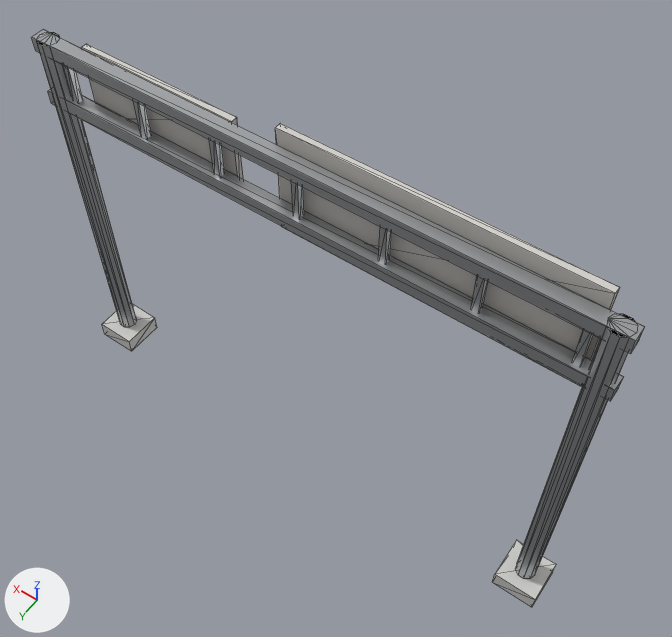
Two versions of the glTF model public/models/props/sign_gantry.lod1.glb, one commit apart.
Rendered twice from a camera (50 mm lens) standing at (-5.21, 6.48, 14.11) and looking at (-0.35, -0.32, 3.42). The axes (+X, +Y, +Z) are drawn at lower left. The lights are the same throughout. The picture after the commit comes second. Mesh edges are drawn as thin lines. Where no turn or scale is listed for an object, it has been applied to the vertices. Vertices at exactly the same position are counted once.

The older version as bpy lines, for what is in view:
```python
mat_concrete_cast = principled_material('concrete_cast')
mat_concrete_cast.base_color = (0.62, 0.62, 0.6)  # light grey #cececb
mat_concrete_cast.roughness = 0.85
mat_metal_galv = principled_material('metal_galv')
mat_metal_galv.base_color = (0.6, 0.62, 0.64)  # light grey #cbced1
mat_metal_galv.metallic = 1.0
mat_metal_galv.roughness = 0.4
mat_plastic_signage = principled_material('plastic_signage')
mat_plastic_signage.base_color = (0.65, 0.63, 0.6)  # light grey #d3d0cb
mat_plastic_signage.roughness = 0.85
me_props_sign_gantry = bpy.data.meshes.new('props_sign_gantry')
me_props_sign_gantry.from_pydata(...)  # 144 vertices, 228 faces; spans x -4.55..4.55, y -0.35..0.35, z -3.38..3.38
# faces by material slot: [24, 180, 24]
me_props_sign_gantry.materials.append(mat_concrete_cast)  # light grey #cececb
me_props_sign_gantry.materials.append(mat_metal_galv)  # light grey #cbced1
me_props_sign_gantry.materials.append(mat_plastic_signage)  # light grey #d3d0cb
ob_props_sign_gantry = bpy.data.objects.new('props_sign_gantry', me_props_sign_gantry)
ob_props_sign_gantry.location = (0.0, 0.0, 3.38)
```
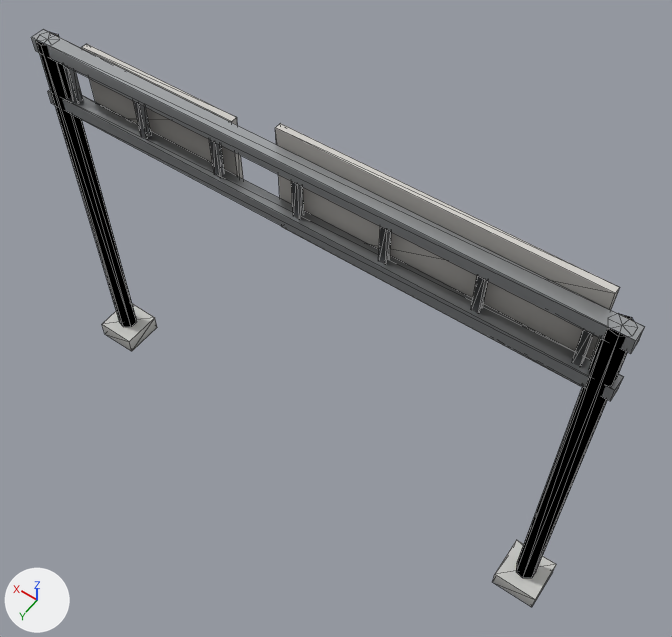
Where the change shows, as pixel boxes [x1, y1, x2, y2] in the pictures (672 x 637 px; the box of a moved part takes in the faces that stretch with it):
'props_sign_gantry', recoloured, reshaped
    both: [31, 29, 645, 607]
part 1 of me_props_sign_gantry, moved or reshaped
    before: [36, 32, 635, 579]
    after: [36, 32, 634, 578]

Edits to the bpy script that builds the scene:
```text
Change mat_concrete_cast:
    where n0 = _N.new('ShaderNodeBsdfPrincipled'); n0.name = 'Principled BSDF'
    remove n0.inputs[0].default_value = (0.62, 0.62, 0.6, 1.0)  # 'Base Color', light grey #cececb
    add n2 = _N.new('ShaderNodeMix'); n2.name = 'Mix'
    add n2.data_type = 'RGBA'
    add n2.blend_type = 'MULTIPLY'
    add n2.inputs[0].default_value = 1.0  # 'Factor'
    add n2.inputs[7].default_value = (0.62, 0.62, 0.6, 1.0)  # 'B', light grey #cececb
    add n3 = _N.new('ShaderNodeVertexColor'); n3.name = 'Color Attribute'
    add _L.new(n2.outputs[2], n0.inputs[0])  # 'Result' to 'Base Color'
    add _L.new(n3.outputs[0], n2.inputs[6])  # 'Color' to 'A'
Change mat_metal_galv:
    where n0 = _N.new('ShaderNodeBsdfPrincipled'); n0.name = 'Principled BSDF'
    remove n0.inputs[0].default_value = (0.6, 0.62, 0.64, 1.0)  # 'Base Color', light grey #cbced1
    add n2 = _N.new('ShaderNodeMix'); n2.name = 'Mix'
    add n2.data_type = 'RGBA'
    add n2.blend_type = 'MULTIPLY'
    add n2.inputs[0].default_value = 1.0  # 'Factor'
    add n2.inputs[7].default_value = (0.6, 0.62, 0.64, 1.0)  # 'B', light grey #cbced1
    add n3 = _N.new('ShaderNodeVertexColor'); n3.name = 'Color Attribute'
    add _L.new(n2.outputs[2], n0.inputs[0])  # 'Result' to 'Base Color'
    add _L.new(n3.outputs[0], n2.inputs[6])  # 'Color' to 'A'
Change mat_plastic_signage:
    where n0 = _N.new('ShaderNodeBsdfPrincipled'); n0.name = 'Principled BSDF'
    remove n0.inputs[0].default_value = (0.65, 0.63, 0.6, 1.0)  # 'Base Color', light grey #d3d0cb
    add n2 = _N.new('ShaderNodeMix'); n2.name = 'Mix'
    add n2.data_type = 'RGBA'
    add n2.blend_type = 'MULTIPLY'
    add n2.inputs[0].default_value = 1.0  # 'Factor'
    add n2.inputs[7].default_value = (0.65, 0.63, 0.6, 1.0)  # 'B', light grey #d3d0cb
    add n3 = _N.new('ShaderNodeVertexColor'); n3.name = 'Color Attribute'
    add _L.new(n2.outputs[2], n0.inputs[0])  # 'Result' to 'Base Color'
    add _L.new(n3.outputs[0], n2.inputs[6])  # 'Color' to 'A'
Change me_props_sign_gantry:
    used by ob_props_sign_gantry; location = (0.0, 0.0, 3.38)
    remove me_props_sign_gantry.from_pydata(...)  # 144 vertices, 228 faces; spans x -4.55..4.55, y -0.35..0.35, z -3.38..3.38
    add me_props_sign_gantry.from_pydata(...)  # 136 vertices, 212 faces; spans x -4.55..4.55, y -0.35..0.35, z -3.38..3.38
    me_props_sign_gantry part 1
    26 vertices are removed from x -4.36..4.33, y -0.15..0.15, z -3.08..3.13
    62 faces are deleted
    10 vertices move from x 4.04..4.33, y 0.0..0.15, z -3.08..3.13 to x 4.06..4.3, y -0.16..0.16, z -3.08..3.13
    13 vertices are added at x -4.34..4.3, y -0.16..0.16, z -3.08..3.13
    5 new vertices lie (0.0, 0.0, 6.21) away from vertices in x -4.34..-4.1, y -0.16..0.16, z -3.08
    46 new faces join them, mat_metal_galv
```
